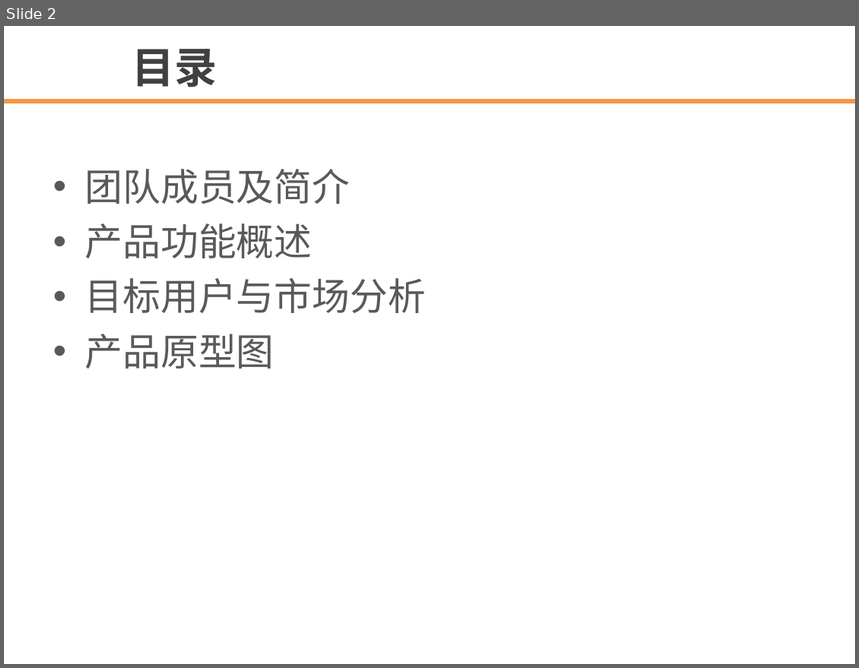
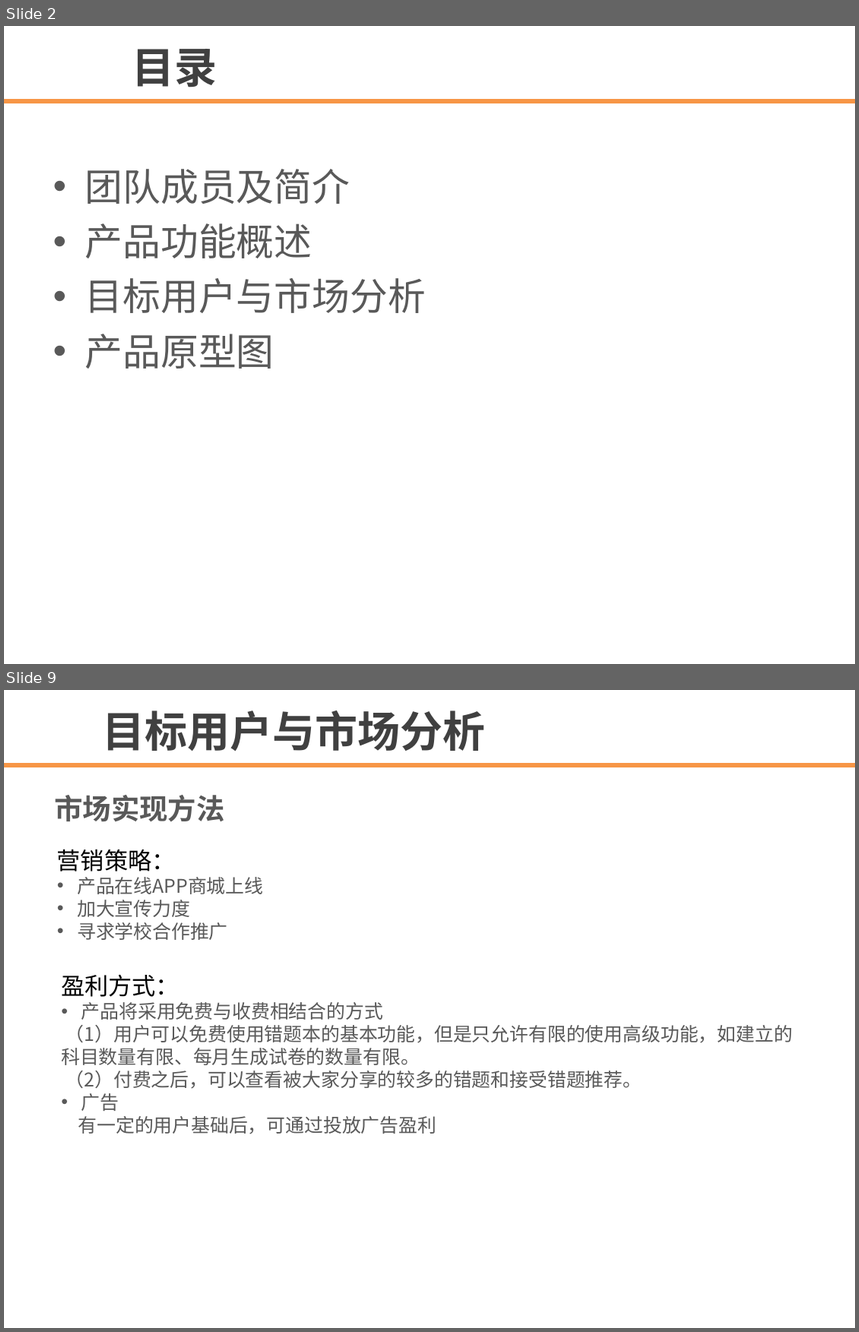
Before and after one commit to biscuit-team/CorrectNote, a slide deck: document/template.ppt. Shown one above the other, each under a label of ours: slide 2 before the commit, slides 2 and 9 after it; the slides between them are not shown. The pictures are 859x668 and 859x1332 pixels, drawn with LibreOffice and Linux fonts; fonts in the diff are those of the drawing; background and template pictures are left out. Boxes give left, top, right and bottom in pixels: in the first picture for what was removed or moved away, otherwise in the second. Text is boxed around its words. In the diff, an @@ line names an element or a change of style, - is before the commit and + after.

```diff
--- a/document/template.ppt
+++ b/document/template.ppt
@@ slide 9 added at [4, 690, 855, 1328], background #FFFFFF; not listed: 1 template element that a slide beside it also shows @@
@@ text added at [103, 711, 486, 751], 36 pt, text #404040, bold @@
+目标用户与市场分析
@@ text added at [54, 795, 224, 822], 24 pt, text #595959, bold @@
+市场实现方法
@@ text added at [57, 849, 263, 940], 16 pt, text #595959 @@
+营销策略：
+• 产品在线APP商城上线
+• 加大宣传力度
+• 寻求学校合作推广
@@ text added at [61, 975, 793, 1135], 16 pt, text #595959 @@
+盈利方式：
+• 产品将采用免费与收费相结合的方式
+（1）用户可以免费使用错题本的基本功能，但是只允许有限的使用高级功能，如建立的科目数量有限、每月生成试卷的数量有限。
+（2）付费之后，可以查看被大家分享的较多的错题和接受错题推荐。
+• 广告
+有一定的用户基础后，可通过投放广告盈利
```
Also in this commit, not shown: 2 slides changed, 6 other slides added, 3 slides removed.
